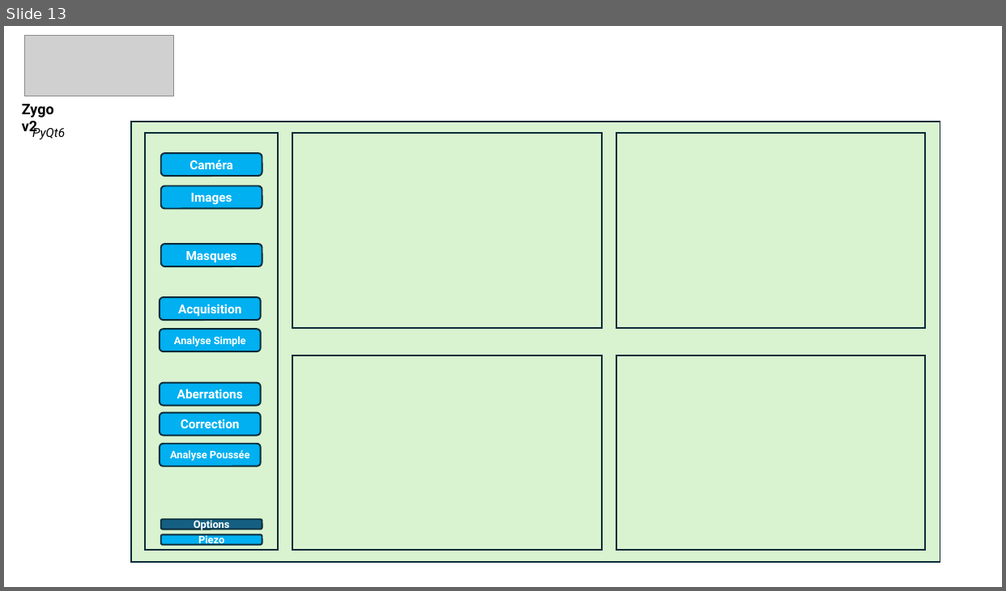
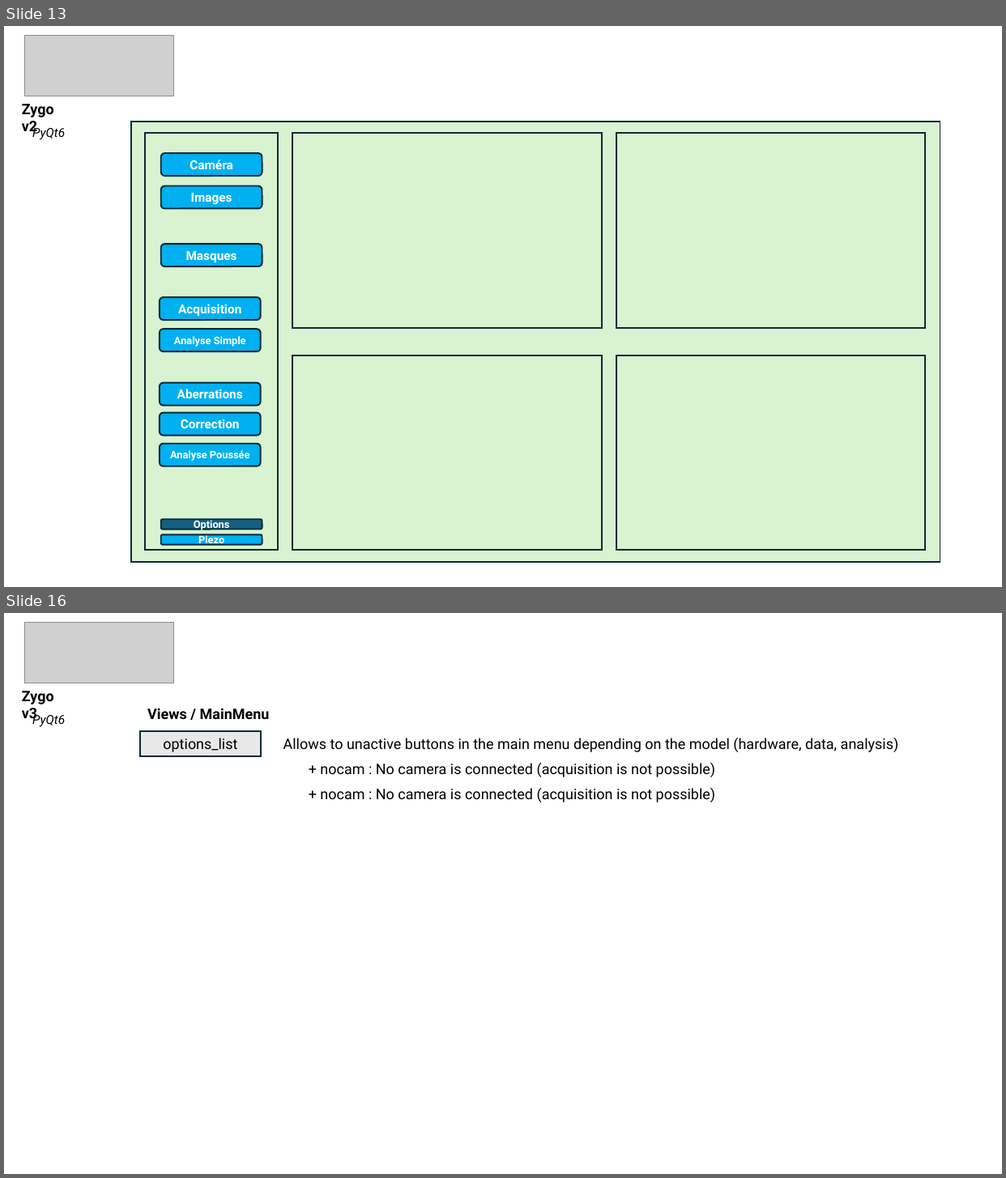
Before and after one commit to IOGS-LEnsE-ressources/camera-gui, a slide deck: applis/Zygo-labwork_v3/docs/Zygo_Appli.pptx. Shown one above the other, each under a label of ours: slide 13 before the commit, slides 13 and 16 after it; the slides between them are not shown. The pictures are 1006x591 and 1006x1178 pixels, drawn with LibreOffice and Linux fonts; fonts in the diff are those of the drawing; grey boxes stand for pictures. Boxes give left, top, right and bottom in pixels: in the first picture for what was removed or moved away, otherwise in the second. Text is boxed around its words. In the diff, an @@ line names an element or a change of style, - is before the commit and + after.

Commit message:
Update Zygo Gui v3 / Adding main menu and options for displaying main menu

```diff
--- a/applis/Zygo-labwork_v3/docs/Zygo_Appli.pptx
+++ b/applis/Zygo-labwork_v3/docs/Zygo_Appli.pptx
@@ slide 16 added at (x1=4, y1=613, x2=1002, y2=1174), background #FFFFFF @@
@@ picture added at (x1=25, y1=622, x2=173, y2=683) @@
@@ text added at (x1=22, y1=691, x2=54, y2=723), 14 pt, text #000000, bold @@
+Zygo v3
@@ text added at (x1=147, y1=708, x2=270, y2=719), 14 pt, text #000000, bold @@
+Views / MainMenu
@@ text added at (x1=32, y1=713, x2=65, y2=727), 12 pt, text #000000, italic @@
+PyQt6
@@ rectangle added at (x1=140, y1=731, x2=261, y2=756), fill #E8E8E8, outline #092A39 1.5 pt, 14 pt, text #000000 @@
+options_list
@@ text added at (x1=283, y1=738, x2=899, y2=752), 14 pt, text #000000 @@
+Allows to unactive buttons in the main menu depending on the model (hardware, data, analysis)
@@ text added at (x1=320, y1=763, x2=716, y2=777), 14 pt, text #000000 @@
++ nocam : No camera is connected (acquisition is not possible)
@@ text added at (x1=320, y1=788, x2=716, y2=803), 14 pt, text #000000 @@
++ nocam : No camera is connected (acquisition is not possible)
```
Also in this commit, not shown: 10 slides changed, 3 other slides added, 2 slides removed, 12 other files.
